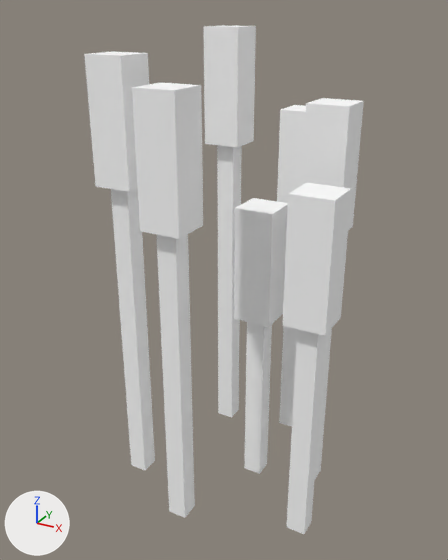
Renders of the glTF model assets/plants/mysterious_grass/mysterious_grass.gltf from each side of a commit.
Both versions are drawn from a 50 mm lens placed at (0.812, -1.633, 1.556), pointed at (-0.084, -0.003, 0.741). Lighting does not change. The marker at lower left points along +X, +Y and +Z. Where no turn or scale is listed for an object, it has been applied to the vertices. Vertices at the same position are counted once.
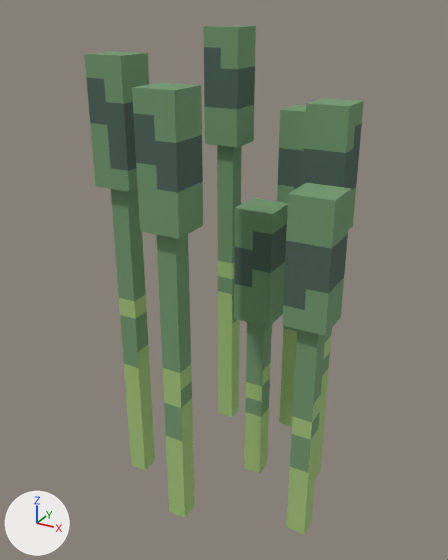
The change, as a list of edits to the scene's bpy script:
```text
Change mat_material_0:
    remove # nodes: BsdfPrincipled, OutputMaterial
    remove # colours: white #ffffff
    nodes: BsdfPrincipled, Math x2, OutputMaterial, TexImage
    uses the picture img_image_0
Change me_mesh_2:
    where me_mesh_2.from_pydata(...)  # 8 vertices, 12 faces; spans x 0.0..0.062, y 0.0..0.062, z 0.0..1.125
    me_mesh_2 part 1: texture (UV) coordinates of 12 of 12 faces, centred in x 0.0..0.062, y 0.0..0.062, z 0.0..1.125, changed; they spanned u 0.0..0.06, v 0.0..1.0 and now span u 0.0..0.42, v 0.58..1.0
Change me_mesh_3:
    where me_mesh_3.from_pydata(...)  # 8 vertices, 12 faces; spans x -0.062..0.062, y -0.062..0.062, z 0.0..0.375
    remove me_mesh_3.materials.append(mat_material_1)  # white #ffffff
    me_mesh_3 part 2: texture (UV) coordinates of 12 of 12 faces, centred in x -0.062..0.062, y -0.062..0.062, z 0.0..0.375, changed; they spanned u 0.0..0.12, v 0.62..1.0 and now span u 0.0..0.42, v 0.62..0.81
    add me_mesh_3.materials.append(mat_material_0)
Change me_mesh_5:
    where me_mesh_5.from_pydata(...)  # 8 vertices, 12 faces; spans x -0.062..0.062, y -0.062..0.062, z 0.0..0.375
    remove me_mesh_5.materials.append(mat_material_1)  # white #ffffff
    me_mesh_5 part 3: texture (UV) coordinates of 12 of 12 faces, centred in x -0.062..0.062, y -0.062..0.062, z 0.0..0.375, changed; they spanned u 0.0..0.12, v 0.62..1.0 and now span u 0.03..0.42, v 0.62..1.0
    add me_mesh_5.materials.append(mat_material_0)
Change me_mesh_6:
    where me_mesh_6.from_pydata(...)  # 8 vertices, 12 faces; spans x 0.0..0.062, y 0.0..0.062, z 0.0..0.75
    me_mesh_6 part 4: texture (UV) coordinates of 12 of 12 faces, centred in x 0.0..0.062, y 0.0..0.062, z 0.0..0.75, changed; they spanned u 0.0..0.06, v 0.25..1.0 and now span u 0.25..0.44, v 0.53..0.81
Change me_mesh_7:
    where me_mesh_7.from_pydata(...)  # 8 vertices, 12 faces; spans x -0.062..0.062, y -0.062..0.062, z 0.0..0.375
    remove me_mesh_7.materials.append(mat_material_1)  # white #ffffff
    me_mesh_7 part 5: texture (UV) coordinates of 12 of 12 faces, centred in x -0.062..0.062, y -0.062..0.062, z 0.0..0.375, changed; they spanned u 0.0..0.12, v 0.62..1.0 and now span u 0.31..0.42, v 0.59..1.0
    add me_mesh_7.materials.append(mat_material_0)
Change me_mesh_8:
    where me_mesh_8.from_pydata(...)  # 8 vertices, 12 faces; spans x 0.0..0.062, y 0.0..0.062, z 0.0..1.062
    me_mesh_8 part 6: texture (UV) coordinates of 12 of 12 faces, centred in x 0.0..0.062, y 0.0..0.062, z 0.0..1.062, changed; they spanned u 0.0..0.06, v 0.0..1.0 and now span u 0.06..0.44, v 0.73..1.0
Change me_mesh_9:
    where me_mesh_9.from_pydata(...)  # 8 vertices, 12 faces; spans x -0.062..0.062, y -0.062..0.062, z 0.0..0.375
    remove me_mesh_9.materials.append(mat_material_1)  # white #ffffff
    me_mesh_9 part 7: texture (UV) coordinates of 12 of 12 faces, centred in x -0.062..0.062, y -0.062..0.062, z 0.0..0.375, changed; they spanned u 0.0..0.12, v 0.62..1.0 and now span u 0.12..0.44, v 0.56..1.0
    add me_mesh_9.materials.append(mat_material_0)
Change me_mesh_10:
    where me_mesh_10.from_pydata(...)  # 8 vertices, 12 faces; spans x 0.0..0.062, y 0.0..0.062, z 0.0..0.875
    me_mesh_10 part 8: texture (UV) coordinates of 12 of 12 faces, centred in x 0.0..0.062, y 0.0..0.062, z 0.0..0.875, changed; they spanned u 0.0..0.06, v 0.12..1.0 and now span u 0.19..0.44, v 0.55..0.77
Change me_mesh_11:
    where me_mesh_11.from_pydata(...)  # 8 vertices, 12 faces; spans x -0.062..0.062, y -0.062..0.062, z 0.0..0.375
    remove me_mesh_11.materials.append(mat_material_1)  # white #ffffff
    me_mesh_11 part 9: texture (UV) coordinates of 12 of 12 faces, centred in x -0.062..0.062, y -0.062..0.062, z 0.0..0.375, changed; they spanned u 0.0..0.12, v 0.62..1.0 and now span u 0.06..0.44, v 0.55..0.94
    add me_mesh_11.materials.append(mat_material_0)
Change me_mesh_12:
    where me_mesh_12.from_pydata(...)  # 8 vertices, 12 faces; spans x 0.0..0.062, y 0.0..0.062, z 0.0..1.0
    me_mesh_12 part 10: texture (UV) coordinates of 12 of 12 faces, centred in x 0.0..0.062, y 0.0..0.062, z 0.0..1.0, changed; they spanned u 0.0..0.06, v 0.0..1.0 and now span u 0.12..0.44, v 0.69..1.0
Change me_mesh_13:
    where me_mesh_13.from_pydata(...)  # 8 vertices, 12 faces; spans x -0.062..0.062, y -0.062..0.062, z 0.0..0.375
    remove me_mesh_13.materials.append(mat_material_1)  # white #ffffff
    me_mesh_13 part 11: texture (UV) coordinates of 12 of 12 faces, centred in x -0.062..0.062, y -0.062..0.062, z 0.0..0.375, changed; they spanned u 0.0..0.12, v 0.62..1.0 and now span u 0.0..0.44, v 0.53..1.0
    add me_mesh_13.materials.append(mat_material_0)
```

Location of each change, [x1, y1, x2, y2] in pixels of the pictures (448 x 560 px):
'cube.013', surface changed, recoloured (grey to green)
    both: [132, 82, 203, 239]
'cube.007', surface changed, recoloured (grey to green)
    both: [282, 183, 352, 336]
'cube.012', surface changed (grey to green)
    both: [156, 234, 195, 518]
'cube.008', surface changed (grey to green)
    both: [111, 189, 155, 470]
'cube.009', surface changed, recoloured (grey to green)
    both: [84, 51, 149, 192]
'cube.001', surface changed (grey to green)
    both: [234, 198, 288, 327]
'cube.003', surface changed, recoloured (grey to green)
    both: [203, 25, 256, 148]
'cube.002', surface changed (grey to green)
    both: [217, 145, 242, 418]
'cube.006', surface changed (grey to green)
    both: [287, 329, 325, 534]
'cube.005', surface changed, recoloured (white to green)
    both: [302, 98, 364, 230]
'cube', surface changed (grey to green)
    both: [244, 322, 272, 474]
'cube.011', surface changed, recoloured (white to green)
    both: [277, 105, 306, 203]
'cube.010', surface changed (grey to green)
    both: [279, 326, 297, 427]
'cube.004', surface changed (grey to green)
    both: [315, 329, 332, 479]
